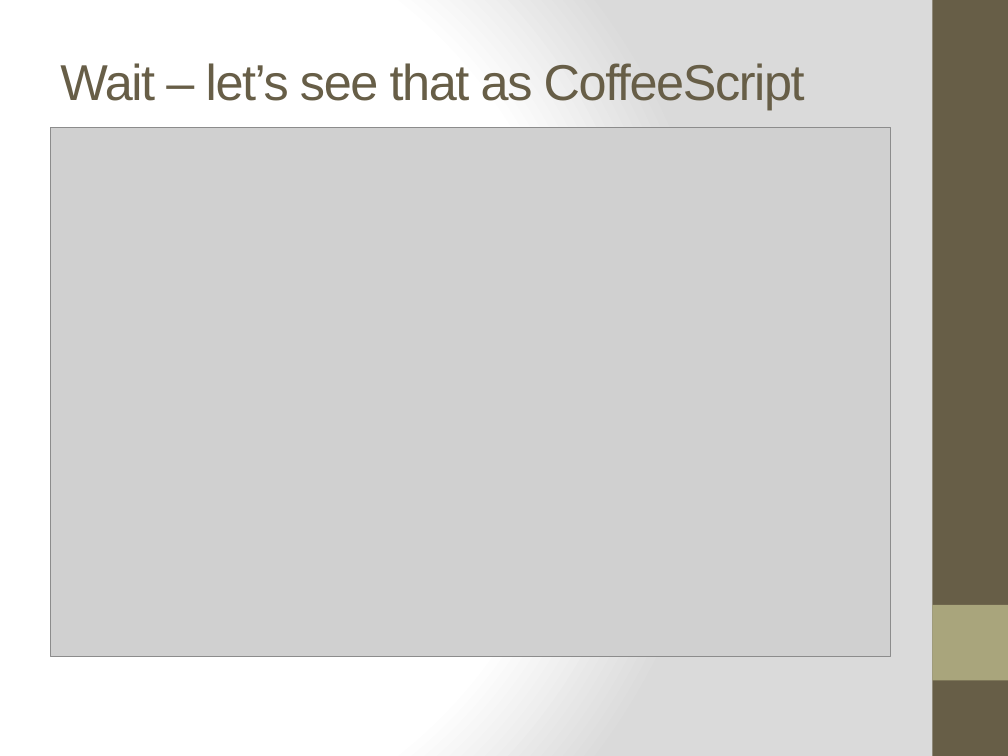
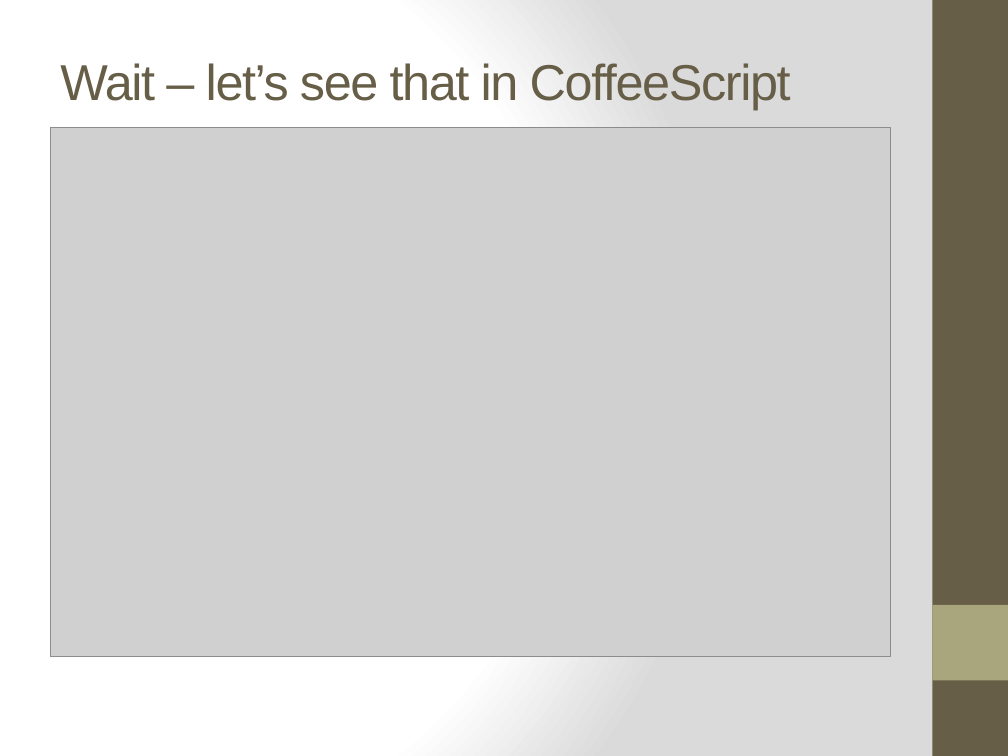
Before and after one commit to ifandelse/DevLink-2011---Getting-Started-With-Nodejs, a slide deck: slide 8 of PowerPoint/GettingStartedWithNodejs.pptx (slide 7 before the commit). Drawn at 1008x756 pixels with LibreOffice and Linux fonts; fonts in the diff are those of the drawing; grey boxes stand for pictures. Boxes give left, top, right and bottom in pixels: in the first picture for what was removed or moved away, otherwise in the second. Text is boxed around its words. In the diff, an @@ line names an element or a change of style, - is before the commit and + after.

Commit message:
Some minor PPT updates

```diff
--- a/PowerPoint/GettingStartedWithNodejs.pptx
+++ b/PowerPoint/GettingStartedWithNodejs.pptx
@@ title at [60, 63, 791, 110]: text changed @@
-Wait – let’s see that as CoffeeScript
+Wait – let’s see that in CoffeeScript
```
Also in this commit, not shown: 1 slide added.
